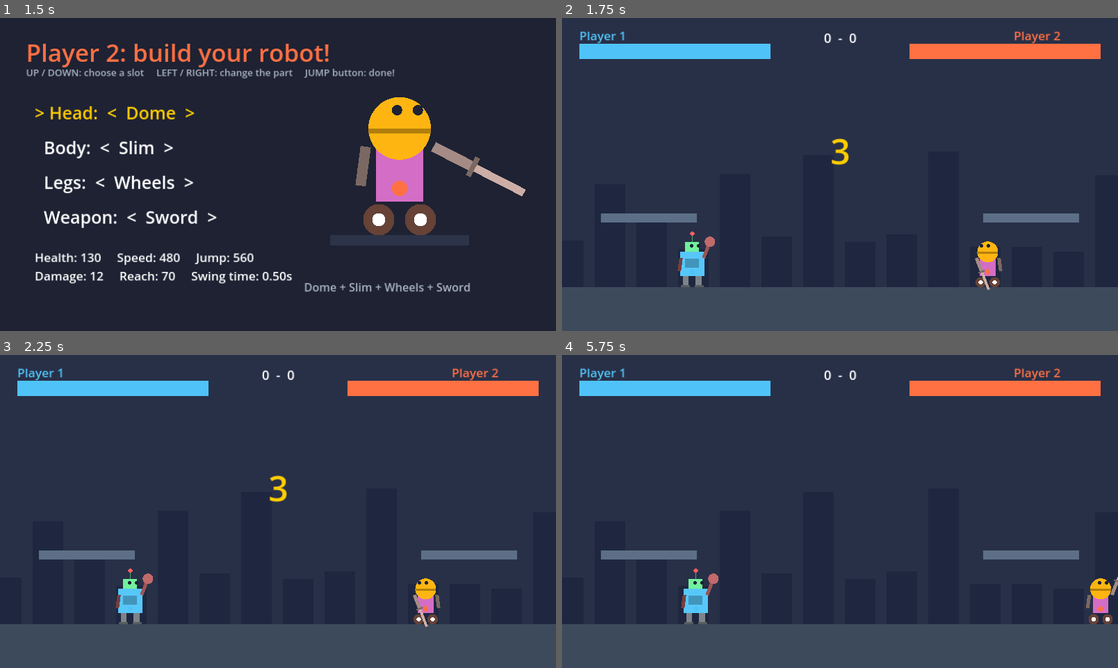
Above: before the commit, frames 1-4 (two rows, left to right).
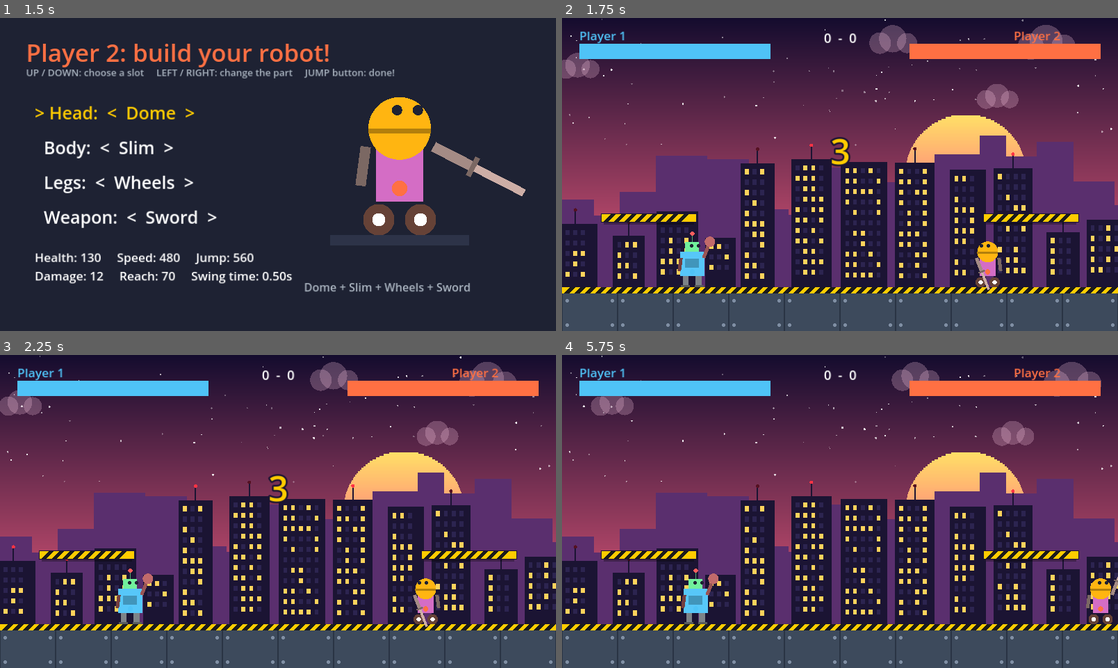
Above: after the commit, the same moments.

Repository: jst-jdennis/robotMayhem
Game: Godot game, scene res://scenes/title.tscn
The game is run twice, just before and just after one commit, with the same random seed, the same clock (stepped at 60 frames per second) and the same inputs.
Inputs:
- Up to frame 1 (1.5 s): tap Space (p1_jump) at 0.5, 0.77 s; hold Down (p2_down) 0.53-1.28 s; hold D (p1_right) from 0.53 s (still down); tap Left (p2_left) at 1.35 s
- Up to frame 2 (1.75 s): keep holding D (p1_right); tap Space (p1_jump) at 1.52 s
- Up to frame 3 (2.25 s): release D (p1_right) at 2.03 s; hold A (p1_left) from 2.03 s (still down); hold Right (p2_right) from 2.03 s (still down)
- Up to frame 4 (5.75 s): release A (p1_left) at 2.78 s; release Right (p2_right) at 2.78 s; hold D (p1_right) 2.78-4.28 s; tap Up (p2_up) at 2.85 s; tap Space (p1_jump) at 3.02, 3.77, 4.52 s; hold Down (p2_down) 3.53-4.28 s; hold A (p1_left) 4.28-5.03 s; tap Left (p2_left) at 4.35 s; hold D (p1_right) from 5.03 s (still down); hold Right (p2_right) from 5.03 s (still down)

Frame 1 is identical in both runs. In frame 2, 68% of the frame differs, in the area x 0-100%, y 0-99%; in frame 3, 68%; in frame 4, 68%.

Commit message:
Give the arena a sunset city background
Replace the flat sky and plain rectangles with a drawn backdrop: a sunset
gradient sky, twinkling stars, a stripy sun, drifting clouds, two layers of
city buildings with lit windows and blinking antenna lights, a metal plate
floor and yellow-and-black hazard stripes on the floor and platforms.
The big countdown/winner message gets a dark outline so it stays readable.

Co-Authored-By: Claude Opus 5.5 <noreply@anthropic.com>
Claude-Session: https://claude.ai/code/session_019F8HvPCv6tj75pK43JojT4

Diff:
--- a/scripts/arena.gd
+++ b/scripts/arena.gd
@@ -22,27 +22,12 @@
 
 
 func _build_arena() -> void:
-	var sky := ColorRect.new()
-	sky.color = Color("#283048")
-	sky.size = Vector2(1280, 720)
-	add_child(sky)
-
-	# A few background "buildings" so the arena isn't just flat colour.
-	var rng := RandomNumberGenerator.new()
-	rng.seed = 42
-	for i in range(14):
-		var b := ColorRect.new()
-		var h := rng.randf_range(80, 320)
-		b.color = Color("#1f2740")
-		b.position = Vector2(i * 96 - 20, FLOOR_Y - h)
-		b.size = Vector2(70, h)
-		add_child(b)
-
-	var floor_rect := ColorRect.new()
-	floor_rect.color = Color("#3d4a5c")
-	floor_rect.position = Vector2(0, FLOOR_Y)
-	floor_rect.size = Vector2(1280, 100)
-	add_child(floor_rect)
+	# The painted background: sky, sun, city, floor and platform stripes.
+	var backdrop := ArenaBackdrop.new()
+	backdrop.floor_y = FLOOR_Y
+	backdrop.platform_xs = [200.0, 1080.0]
+	backdrop.platform_y = 450.0
+	add_child(backdrop)
 
 	var ground := StaticBody2D.new()
 	var shape := CollisionShape2D.new()
@@ -64,11 +49,6 @@
 		ps.one_way_collision = true
 		plat.add_child(ps)
 		add_child(plat)
-		var pv := ColorRect.new()
-		pv.color = Color("#5c6f86")
-		pv.position = Vector2(x - 110, 450)
-		pv.size = Vector2(220, 20)
-		add_child(pv)
 
 
 func _build_hud() -> void:
@@ -107,6 +87,9 @@
 	message = Label.new()
 	message.add_theme_font_size_override("font_size", 80)
 	message.add_theme_color_override("font_color", Color("#ffcc00"))
+	# A dark outline keeps the words easy to read on the bright sky.
+	message.add_theme_color_override("font_outline_color", Color("#1b1433"))
+	message.add_theme_constant_override("outline_size", 16)
 	message.anchor_left = 0.5
 	message.anchor_right = 0.5
 	message.grow_horizontal = Control.GROW_DIRECTION_BOTH
--- /dev/null
+++ b/scripts/arena_backdrop.gd
@@ -0,0 +1,191 @@
+class_name ArenaBackdrop
+extends Node2D
+## Paints the arena background: a sunset sky, a big stripy sun, twinkling
+## stars, two rows of city buildings with glowing windows, floating clouds,
+## and a metal floor with yellow-and-black warning stripes.
+## Everything is drawn with shapes, just like the robots.
+
+const W := 1280.0
+const H := 720.0
+
+## Where the ground starts, and where the jumping platforms sit.
+## The arena sets these before adding us.
+var floor_y := 620.0
+var platform_xs: Array = []
+var platform_y := 450.0
+
+var time := 0.0
+var stars: Array = []     # each star: {pos, size, speed}
+var far_city: Array = []  # far away buildings (pale purple)
+var near_city: Array = [] # close buildings (dark, with windows)
+var clouds: Array = []    # each cloud: {x, y, size, speed}
+
+
+func _ready() -> void:
+	# A fixed seed means the city looks the same every fight.
+	var rng := RandomNumberGenerator.new()
+	rng.seed = 42
+
+	for i in range(70):
+		stars.append({
+			"pos": Vector2(rng.randf_range(0, W), rng.randf_range(0, 300)),
+			"size": rng.randf_range(1.0, 2.5),
+			"speed": rng.randf_range(1.0, 3.0),
+		})
+
+	var x := -30.0
+	while x < W:
+		var w := rng.randf_range(60, 120)
+		far_city.append(Rect2(x, floor_y - rng.randf_range(160, 380), w, 400))
+		x += w - 10
+
+	x = -20.0
+	while x < W:
+		var w := rng.randf_range(70, 110)
+		var h := rng.randf_range(90, 300)
+		# Pick which windows have their lights on.
+		var lights := []
+		for i in range(40):
+			lights.append(rng.randf() < 0.45)
+		near_city.append({
+			"rect": Rect2(x, floor_y - h, w, h),
+			"lights": lights,
+			"antenna": rng.randf() < 0.4,
+		})
+		x += w + rng.randf_range(10, 40)
+
+	for i in range(4):
+		clouds.append({
+			"x": rng.randf_range(0, W),
+			"y": rng.randf_range(50, 200),
+			"size": rng.randf_range(0.7, 1.3),
+			"speed": rng.randf_range(8, 20),
+		})
+
+
+func _process(delta: float) -> void:
+	time += delta
+	queue_redraw()  # redraw every frame so stars twinkle and clouds move
+
+
+func _draw() -> void:
+	_draw_sky()
+	_draw_stars()
+	_draw_sun()
+	_draw_clouds()
+	_draw_far_city()
+	_draw_near_city()
+	_draw_floor()
+	for px in platform_xs:
+		_draw_platform(px)
+
+
+func _draw_sky() -> void:
+	# Four corners, each with its own colour: Godot blends them together.
+	var top := Color("#140c2e")
+	var horizon := Color("#e2587a")
+	draw_polygon(
+		PackedVector2Array([Vector2(0, 0), Vector2(W, 0), Vector2(W, floor_y), Vector2(0, floor_y)]),
+		PackedColorArray([top, top, horizon, horizon]))
+
+
+func _draw_stars() -> void:
+	for s in stars:
+		# Each star slowly fades in and out at its own speed.
+		var glow := 0.5 + 0.5 * sin(time * s.speed + s.pos.x)
+		draw_circle(s.pos, s.size, Color(1, 1, 1, 0.3 + 0.6 * glow))
+
+
+func _draw_sun() -> void:
+	# The sun is built from thin slices, yellow at the top and pink at the
+	# bottom. Some slices near the bottom are skipped to make cool stripes.
+	var center := Vector2(930, 360)
+	var r := 140.0
+	var y := -r
+	while y < r:
+		var band := 4.0
+		var t := (y + r) / (2 * r)  # 0 at the top, 1 at the bottom
+		var gap := t > 0.45 and int(y + r) % 20 < int(4 + (t - 0.45) * 20)
+		if not gap:
+			var half := sqrt(max(r * r - y * y, 0.0))
+			var col := Color("#ffe066").lerp(Color("#ff4f8b"), t)
+			draw_rect(Rect2(center.x - half, center.y + y, half * 2, band), col)
+		y += band
+
+
+func _draw_clouds() -> void:
+	for c in clouds:
+		var span := W + 300
+		var cx: float = fmod(c.x + time * c.speed, span) - 150
+		var s: float = c.size
+		var col := Color(1, 0.8, 0.9, 0.25)
+		draw_circle(Vector2(cx, c.y), 30 * s, col)
+		draw_circle(Vector2(cx + 35 * s, c.y - 12 * s), 38 * s, col)
+		draw_circle(Vector2(cx + 75 * s, c.y), 28 * s, col)
+
+
+func _draw_far_city() -> void:
+	for b in far_city:
+		draw_rect(b, Color("#5a2f6e"))
+
+
+func _draw_near_city() -> void:
+	var body := Color("#1b1433")
+	var lit := Color("#ffd35c")
+	var dark := Color("#2c2450")
+	for b in near_city:
+		var rect: Rect2 = b.rect
+		draw_rect(rect, body)
+		# Windows in neat rows and columns.
+		var cols := int((rect.size.x - 12) / 18)
+		var rows := int((rect.size.y - 20) / 24)
+		var i := 0
+		for row in range(rows):
+			for col in range(cols):
+				var on: bool = b.lights[i % b.lights.size()]
+				var pos := rect.position + Vector2(10 + col * 18, 14 + row * 24)
+				draw_rect(Rect2(pos, Vector2(9, 12)), lit if on else dark)
+				i += 1
+		# Some buildings have an antenna with a blinking red light on top.
+		if b.antenna:
+			var top := Vector2(rect.position.x + rect.size.x / 2, rect.position.y)
+			draw_line(top, top - Vector2(0, 30), body, 3)
+			var blink := int(time * 2 + rect.position.x) % 2 == 0
+			draw_circle(top - Vector2(0, 32), 4, Color("#ff3344") if blink else Color("#551122"))
+
+
+func _draw_floor() -> void:
+	var floor_h := H - floor_y
+	draw_rect(Rect2(0, floor_y, W, floor_h), Color("#3d4a5c"))
+	# Metal plates with little bolts in the corners.
+	var plate := 128.0
+	for i in range(int(W / plate) + 1):
+		var x := i * plate
+		draw_line(Vector2(x, floor_y), Vector2(x, H), Color("#2a3444"), 3)
+		for bolt in [Vector2(x + 12, floor_y + 30), Vector2(x + plate - 12, floor_y + 30),
+				Vector2(x + 12, H - 14), Vector2(x + plate - 12, H - 14)]:
+			draw_circle(bolt, 4, Color("#7f8ea3"))
+	_draw_hazard_stripes(Rect2(0, floor_y, W, 14))
+
+
+func _draw_platform(px: float) -> void:
+	var rect := Rect2(px - 110, platform_y, 220, 20)
+	# A soft shadow underneath, then the striped platform itself.
+	draw_rect(Rect2(rect.position + Vector2(6, 20), Vector2(rect.size.x - 12, 6)), Color(0, 0, 0, 0.3))
+	_draw_hazard_stripes(rect)
+	draw_rect(rect, Color("#1b1433"), false, 2)
+
+
+## Yellow and black slanted stripes, like on real warning signs.
+func _draw_hazard_stripes(rect: Rect2) -> void:
+	draw_rect(rect, Color("#ffcc00"))
+	var step := 24.0
+	var slant := rect.size.y
+	# Only draw stripes that fit completely inside the rectangle.
+	var x := rect.position.x + 4
+	while x + slant + step / 2 <= rect.end.x:
+		draw_colored_polygon(PackedVector2Array([
+			Vector2(x, rect.end.y), Vector2(x + slant, rect.position.y),
+			Vector2(x + slant + step / 2, rect.position.y), Vector2(x + step / 2, rect.end.y)]),
+			Color("#1b1b1b"))
+		x += step
Not shown, changed: README.md
